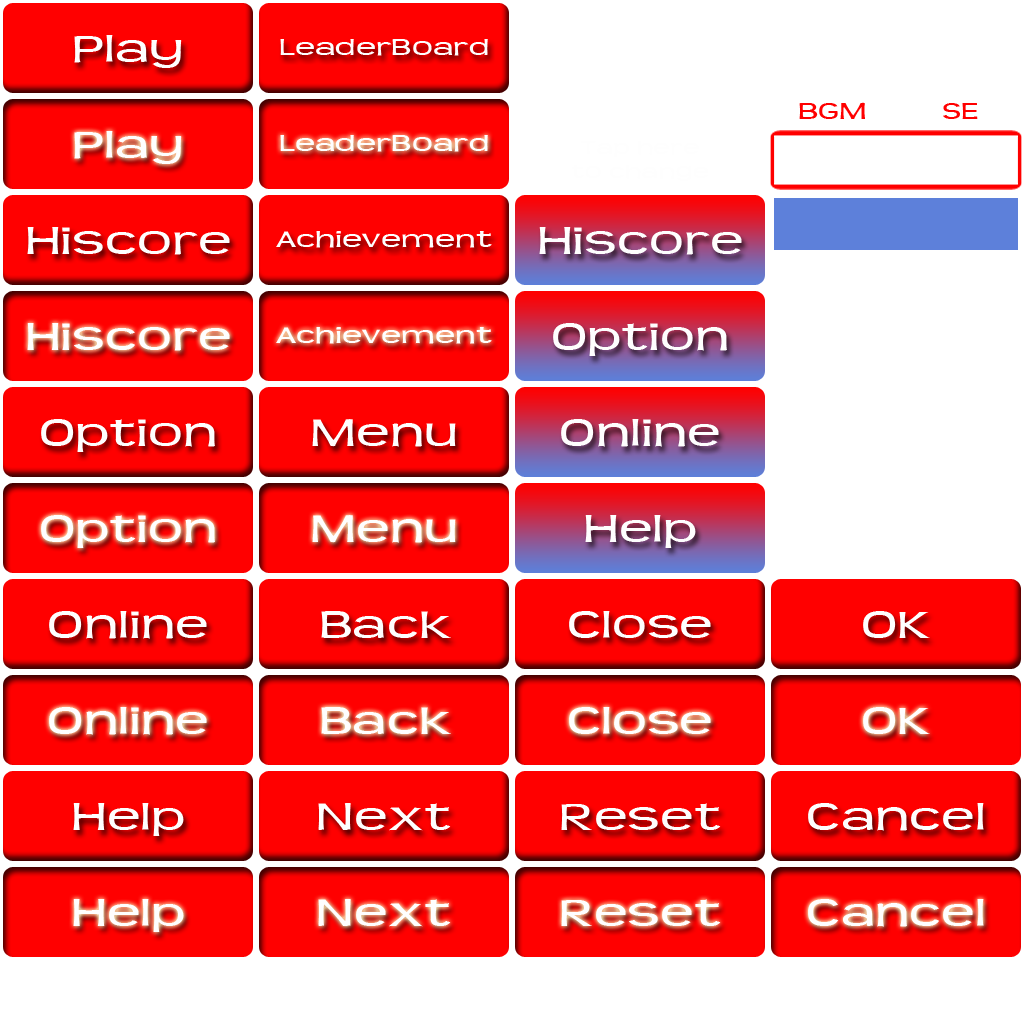
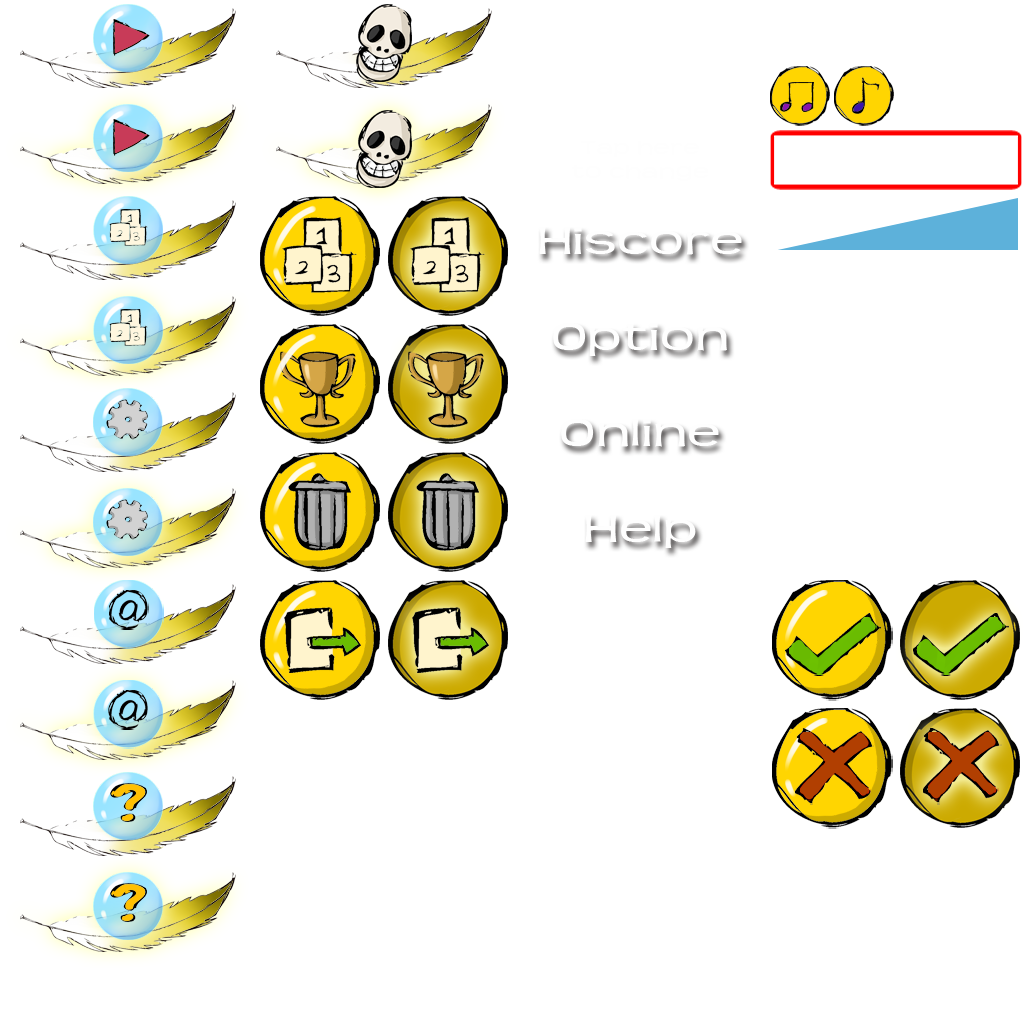
Layers edited between the first and the second 1024px x 1024px image:
hid group "Back" (7 layers), moved it above "Next" over box(259, 579, 509, 765)
removed group "Enter" (12th of 14, in "Back") (2 layers) from group "Back" over box(259, 675, 509, 765)
removed layer "形状 1" (23rd of 32, in "Back" › "Enter") from group "Enter" over box(259, 675, 509, 765)
removed group "Normal" (12th of 14, in "Back") (2 layers) from group "Back" over box(259, 579, 509, 669)
removed layer "形状 1" (24th of 32, in "Back" › "Normal") from group "Normal" over box(259, 579, 509, 669)
hid group "Next" (7 layers), moved it above "Menu" over box(259, 771, 509, 957)
removed group "Enter" (11th of 14, in "Next") (2 layers) from group "Next" over box(259, 867, 509, 957)
removed layer "形状 1" (21st of 32, in "Next" › "Enter") from group "Enter" over box(259, 867, 509, 957)
removed group "Normal" (11th of 14, in "Next") (2 layers) from group "Next" over box(259, 771, 509, 861)
removed layer "形状 1" (22nd of 32, in "Next" › "Normal") from group "Normal" over box(259, 771, 509, 861)
hid group "Menu" (7 layers), moved it above "Exit" over box(259, 387, 762, 765)
moved "OK" above "Cancel" over box(771, 579, 1021, 765)
moved "Cancel" above "音符1" over box(771, 708, 1021, 957)
removed group "Close" (1st of 3) (6 layers) over box(515, 579, 765, 765)
moved "LeaderBoard" above "Achievement" over box(259, 3, 509, 316)
added group "Exit" (2nd of 2) with 10 layers above "Reset" over box(260, 580, 508, 700)
moved "Reset" above "Survival" over box(260, 452, 765, 957)
added group "Survival" with 10 layers above "Help" over box(276, 4, 492, 188)
moved "Option" (1st of 2) above "HiScore" over box(3, 387, 253, 573)
removed group "Hiscore" (1st of 4) (6 layers) over box(3, 195, 253, 381)
added group "HiScore" with 16 layers above "Play" over box(20, 196, 236, 376)
moved "Play" above "ChangeName" over box(3, 3, 253, 189)
…and 244 more changes (161 added, 1 painted, 78 removed, 4 visibility)
